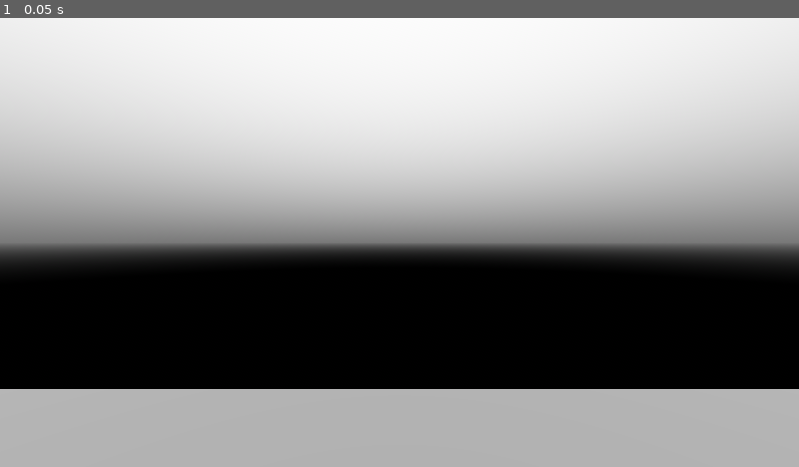
Above: before the commit, frame 1.
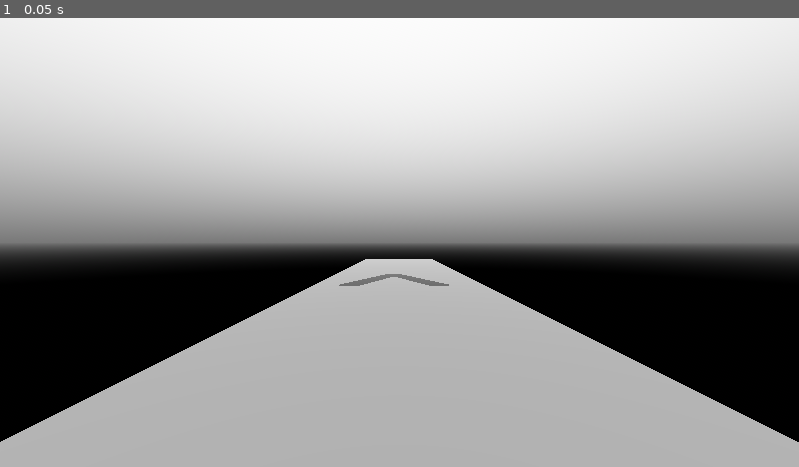
Above: after the commit, the same moment.

Repository: william-v4/flippyflippy
Game: Godot game, scene res://scenes/main/main.tscn
The game is run twice, just before and just after one commit, with the same random seed, the same clock (stepped at 60 frames per second) and the same inputs.
Inputs:
- Up to frame 1 (0.05 s): no input

The runs differ from the first frame. In frame 1, 13% of the frame differs, in the area x 0-100%, y 53-95%.

Commit message:
Add level dimension moving mechanic
Make the parallel dimension above the player represent the end of the level
at the start of the level, finishing with the start of the level when the player
reaches the end of the level in the main dimension.

To make the top dimension move with the player, make the top parallel move
with the player's relative z distance from the start point.

Diff:
--- a/godot_files/scenes/main/main.gd
+++ b/godot_files/scenes/main/main.gd
@@ -2,14 +2,28 @@
 
 var rotating = false
 
+var base_platform : Object
+var parallel_platforms: Object
+var player : Object
+
 func _ready():
 	set_game_paused(true)
+
+	determine_object_variables()
 
 func _physics_process(delta):
 	if (Input.is_action_just_pressed("action_key_pause") and is_game_paused()):
 		set_game_paused(false)
 	elif (Input.is_action_just_pressed("action_key_pause") and !is_game_paused()):
 		set_game_paused(true)
+
+	move_platforms()
+
+func determine_object_variables() -> void:
+	base_platform = get_node("Levels/TestPlatform/MainPlatform/BasePlatform")
+	parallel_platforms = get_node("Levels/TestPlatform/ParallelPlatform")
+
+	player = get_node("Player")
 
 func is_game_paused() -> bool:
 	if (Input.mouse_mode == Input.MOUSE_MODE_VISIBLE and get_node("Player").is_movement_paused()):
@@ -26,3 +40,9 @@
 	elif (!pause_requested):
 		Input.mouse_mode = Input.MOUSE_MODE_CAPTURED
 		get_node("Player").set_movement_paused(false)
+
+func move_platforms() -> void:
+	var amount_to_change : float = clampf(player.get_relative_z_distance(), -45.0, 5.0)
+
+	#base_platform.set_position(Vector3((base_platform.get_position().x), (base_platform.get_position().y), (amount_to_change)))
+	parallel_platforms.set_position(Vector3((parallel_platforms.get_position().x), (parallel_platforms.get_position().y), (amount_to_change * 2.0)))
--- a/godot_files/scenes/main/main.tscn
+++ b/godot_files/scenes/main/main.tscn
@@ -26,17 +26,25 @@
 resource_local_to_scene = true
 lightmap_size_hint = Vector2i(104, 66)
 material = SubResource("ORMMaterial3D_0kro2")
-size = Vector3(50, 1, 10)
+size = Vector3(10, 1, 50)
 
 [sub_resource type="BoxShape3D" id="BoxShape3D_un1jb"]
-size = Vector3(50, 1, 10)
+size = Vector3(10, 1, 50)
 
-[sub_resource type="ORMMaterial3D" id="ORMMaterial3D_iqeeo"]
+[sub_resource type="ORMMaterial3D" id="ORMMaterial3D_gbtir"]
+albedo_color = Color(0, 0, 0, 1)
+
+[sub_resource type="TextMesh" id="TextMesh_3vvlb"]
+material = SubResource("ORMMaterial3D_gbtir")
+text = ">"
+font_size = 127
+
+[sub_resource type="ORMMaterial3D" id="ORMMaterial3D_4rs75"]
 albedo_color = Color(0, 0, 0, 1)
 
 [sub_resource type="BoxMesh" id="BoxMesh_5u17k"]
-material = SubResource("ORMMaterial3D_iqeeo")
-size = Vector3(50, 1, 10)
+material = SubResource("ORMMaterial3D_4rs75")
+size = Vector3(10, 1, 50)
 
 [node name="Main" type="Node"]
 script = ExtResource("1_jekk6")
@@ -51,8 +59,7 @@
 [node name="MainPlatform" type="Node3D" parent="Levels/TestPlatform"]
 
 [node name="BasePlatform" type="StaticBody3D" parent="Levels/TestPlatform/MainPlatform"]
-transform = Transform3D(1, 0, 0, 0, 1, 0, 0, 0, 1, 0, 0.5, 0)
-collision_layer = 2
+transform = Transform3D(1, 0, 0, 0, 1, 0, 0, 0, 1, 0, 0.5, -20)
 
 [node name="MeshInstance3D" type="MeshInstance3D" parent="Levels/TestPlatform/MainPlatform/BasePlatform"]
 cast_shadow = 0
@@ -61,31 +68,39 @@
 [node name="CollisionShape3D" type="CollisionShape3D" parent="Levels/TestPlatform/MainPlatform/BasePlatform"]
 shape = SubResource("BoxShape3D_un1jb")
 
-[node name="ParallelPlatform" type="Node3D" parent="Levels/TestPlatform/MainPlatform"]
+[node name="MeshInstance3D2" type="MeshInstance3D" parent="Levels/TestPlatform/MainPlatform/BasePlatform"]
+transform = Transform3D(-4.37114e-07, 10, -8.74228e-08, 0, -4.37114e-07, -2, -10, -4.37114e-07, 3.82137e-15, 0, 0.5, 0)
+mesh = SubResource("TextMesh_3vvlb")
 
-[node name="MainParallel" type="StaticBody3D" parent="Levels/TestPlatform/MainPlatform/ParallelPlatform"]
-transform = Transform3D(1, 0, 0, 0, 1, 0, 0, 0, 1, 0, 10, 0)
+[node name="ParallelPlatform" type="Node3D" parent="Levels/TestPlatform"]
+
+[node name="MainParallel" type="StaticBody3D" parent="Levels/TestPlatform/ParallelPlatform"]
+transform = Transform3D(1, 0, 0, 0, 1, 0, 0, 0, 1, 0, 10, 20)
 collision_layer = 2
 
-[node name="MeshInstance3D" type="MeshInstance3D" parent="Levels/TestPlatform/MainPlatform/ParallelPlatform/MainParallel"]
+[node name="MeshInstance3D" type="MeshInstance3D" parent="Levels/TestPlatform/ParallelPlatform/MainParallel"]
 cast_shadow = 0
 mesh = SubResource("BoxMesh_5u17k")
 
-[node name="CollisionShape3D" type="CollisionShape3D" parent="Levels/TestPlatform/MainPlatform/ParallelPlatform/MainParallel"]
+[node name="CollisionShape3D" type="CollisionShape3D" parent="Levels/TestPlatform/ParallelPlatform/MainParallel"]
 shape = SubResource("BoxShape3D_un1jb")
 
-[node name="MonitoringParallel" type="StaticBody3D" parent="Levels/TestPlatform/MainPlatform/ParallelPlatform"]
-transform = Transform3D(1, 0, 0, 0, -1, 8.74228e-08, 0, -8.74228e-08, -1, 0, 0.5, 0)
-visible = false
+[node name="MeshInstance3D2" type="MeshInstance3D" parent="Levels/TestPlatform/ParallelPlatform/MainParallel"]
+transform = Transform3D(-4.37114e-07, -10, -8.74228e-08, 3.82137e-14, 4.37114e-07, -2, 10, -4.37114e-07, 3.82137e-15, 0, -2, 0)
+mesh = SubResource("TextMesh_3vvlb")
+
+[node name="MonitoringParallel" type="StaticBody3D" parent="Levels/TestPlatform/ParallelPlatform"]
+transform = Transform3D(1, 0, 0, 0, -1, 8.74228e-08, 0, -8.74228e-08, -1, 0, 0.5, 20)
 collision_layer = 2
+collision_mask = 0
 
-[node name="MeshInstance3D" type="MeshInstance3D" parent="Levels/TestPlatform/MainPlatform/ParallelPlatform/MonitoringParallel"]
+[node name="MeshInstance3D" type="MeshInstance3D" parent="Levels/TestPlatform/ParallelPlatform/MonitoringParallel"]
+layers = 2
 cast_shadow = 0
 mesh = SubResource("BoxMesh_5u17k")
 
-[node name="CollisionShape3D" type="CollisionShape3D" parent="Levels/TestPlatform/MainPlatform/ParallelPlatform/MonitoringParallel"]
+[node name="CollisionShape3D" type="CollisionShape3D" parent="Levels/TestPlatform/ParallelPlatform/MonitoringParallel"]
 shape = SubResource("BoxShape3D_un1jb")
 
 [node name="Player" parent="." instance=ExtResource("1_lweby")]
 transform = Transform3D(1, 0, 0, 0, 1, 0, 0, 0, 1, 0, 3, 0)
-collision_mask = 2
--- a/godot_files/scenes/player/player.gd
+++ b/godot_files/scenes/player/player.gd
@@ -50,6 +50,9 @@
 # vertical and horizontal mouse sensitivity
 var mousesensx : float = 0.2
 var mousesensy : float = 0.1
+
+# Variable representing the z distance from the start of the level
+var relative_z_distance : float = 0.0
 
 func _ready():
 	camera_marker = get_node("PlayerCameraMarker")
@@ -99,7 +102,7 @@
 	elif (abs(target_acceleration["x"]) > 0) and (target_acceleration["z"] == 0):
 		decelerate_plane(delta, "z")
 	# If the player is not applying acceleration on either plane, begin applying friction.
-	elif (target_acceleration["x"] == 0 and target_acceleration["y"] == 0):
+	elif (target_acceleration["x"] == 0 and target_acceleration["z"] == 0):
 		apply_friction(delta)
 
 	# If the target_acceleration on both planes are accelerating at applied_normal_acceleration_scalar, then lower the resultant target_acceleration
@@ -196,6 +199,12 @@
 	rotation = Vector3(0, 0, 0)
 	camera_marker.set_rotation(Vector3(0, 0, 0))
 
+func determine_relative_z_distance(delta : float) -> void:
+	relative_z_distance = relative_z_distance + (velocity.z * delta)
+
+func get_relative_z_distance() -> float:
+	return relative_z_distance
+
 # runs whenever input is received
 func _input(event):
 	# camera movement with mouse
@@ -218,6 +227,9 @@
 		velocity.x = (cos(rotation.y) * target_velocity["x"]) + (sin(rotation.y) * target_velocity["z"])
 		velocity.y = target_velocity["y"]
 		velocity.z = (cos(rotation.y) * target_velocity["z"]) + (-(sin(rotation.y) * target_velocity["x"]))
+
+		determine_relative_z_distance(delta)
+		print(target_acceleration.x)
 
 		move_and_slide()
 		check_looking_up()
--- a/godot_files/scenes/player/player.tscn
+++ b/godot_files/scenes/player/player.tscn
@@ -11,7 +11,6 @@
 height = 2.2
 
 [node name="Player" type="CharacterBody3D"]
-collision_mask = 42
 script = ExtResource("1_2x3ex")
 gravity_acceleration_scalar = 6
 lower_gravity_scalar = 1
@@ -27,6 +26,7 @@
 transform = Transform3D(1, 0, 0, 0, 1, 0, 0, 0, 1, 0, 0.5, 0)
 
 [node name="Camera3D" type="Camera3D" parent="PlayerCameraMarker"]
+cull_mask = 1048573
 current = true
 far = 200.0
 
Not shown: 1 places in godot_files/scenes/main/main.tscn that only renumber resources
